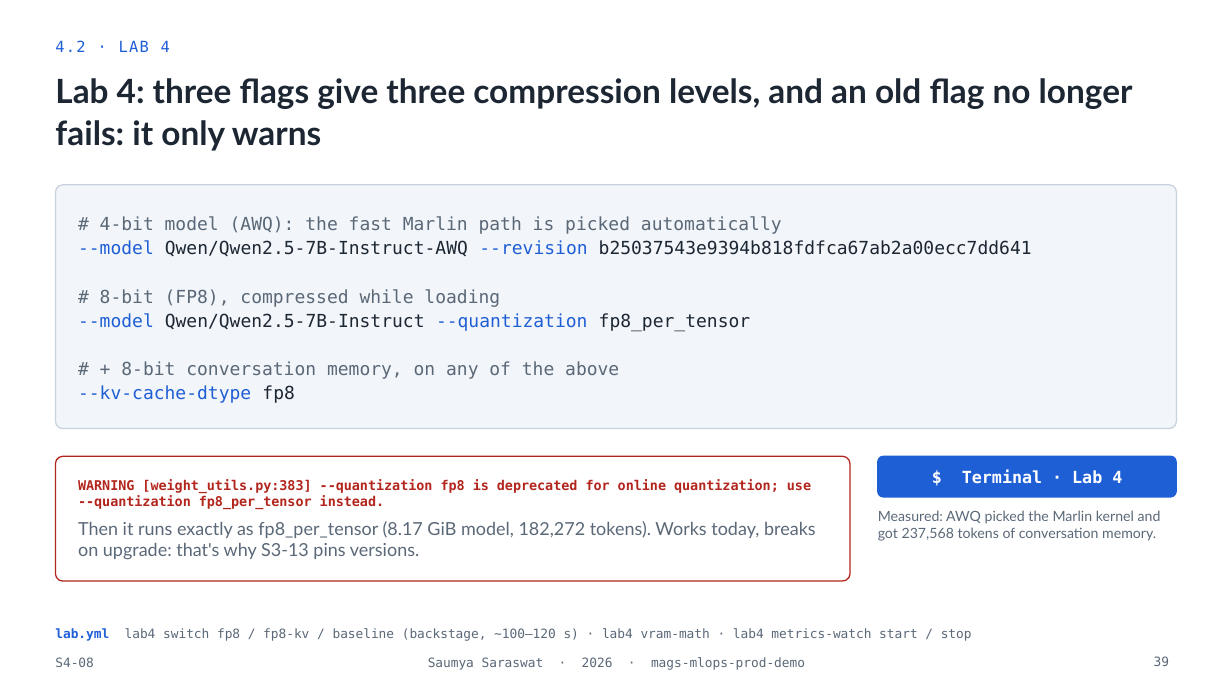
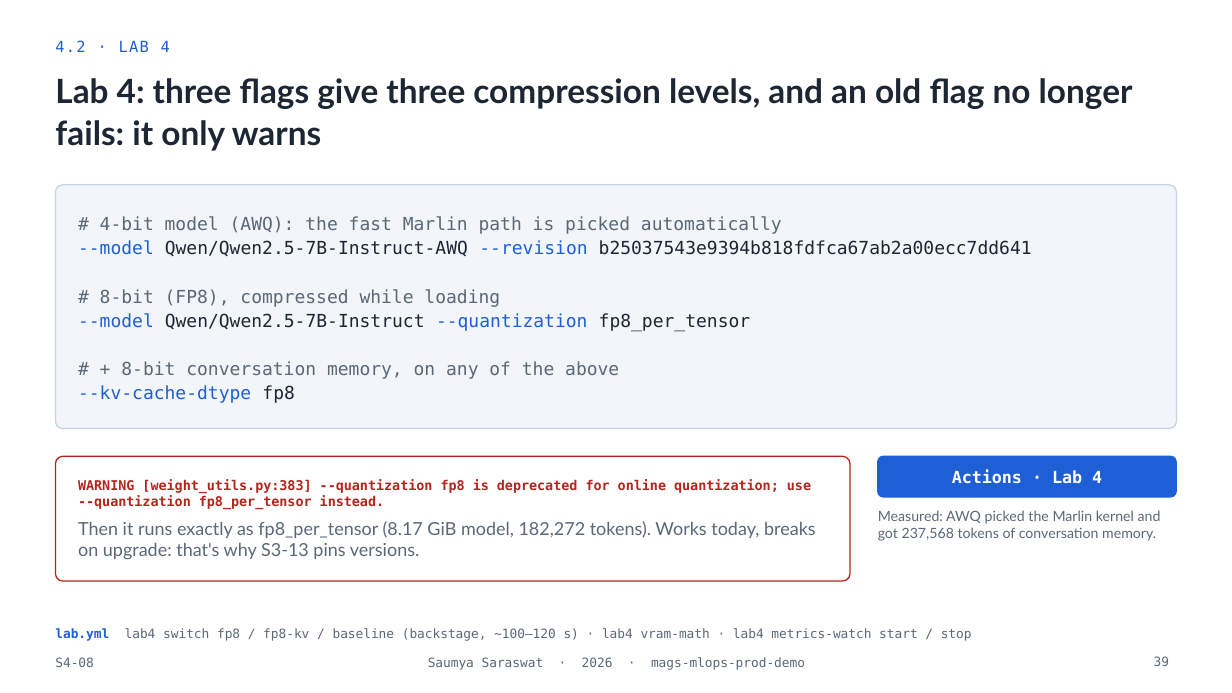
Before and after one commit to MagmaCubes1133/mags-mlops-prod-demo, a slide deck: slide 39 of docs/slides/From-Model-Weights-to-Production-Endpoints_Saumya-Saraswat.pptx. Drawn at 1232x693 pixels with LibreOffice and Linux fonts; fonts in the diff are those of the drawing; background and template pictures are left out. Boxes give left, top, right and bottom in pixels: in the first picture for what was removed or moved away, otherwise in the second. Text is boxed around its words. In the diff, an @@ line names an element or a change of style, - is before the commit and + after.

```diff
--- a/docs/slides/From-Model-Weights-to-Production-Endpoints_Saumya-Saraswat.pptx
+++ b/docs/slides/From-Model-Weights-to-Production-Endpoints_Saumya-Saraswat.pptx
@@ text in rounded rectangle at (952,469,1102,484): text changed @@
-$ Terminal · Lab 4
+Actions · Lab 4
```
Also in this commit, not shown: 9 other slides changed.
